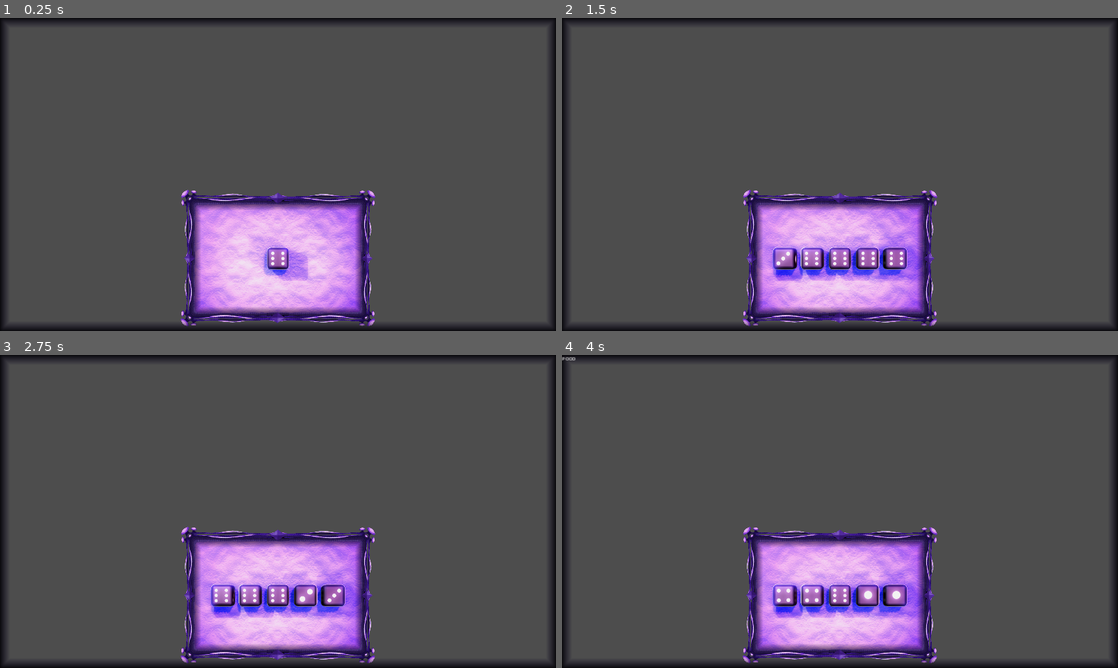
Above: before the commit, frames 1-4 (two rows, left to right).
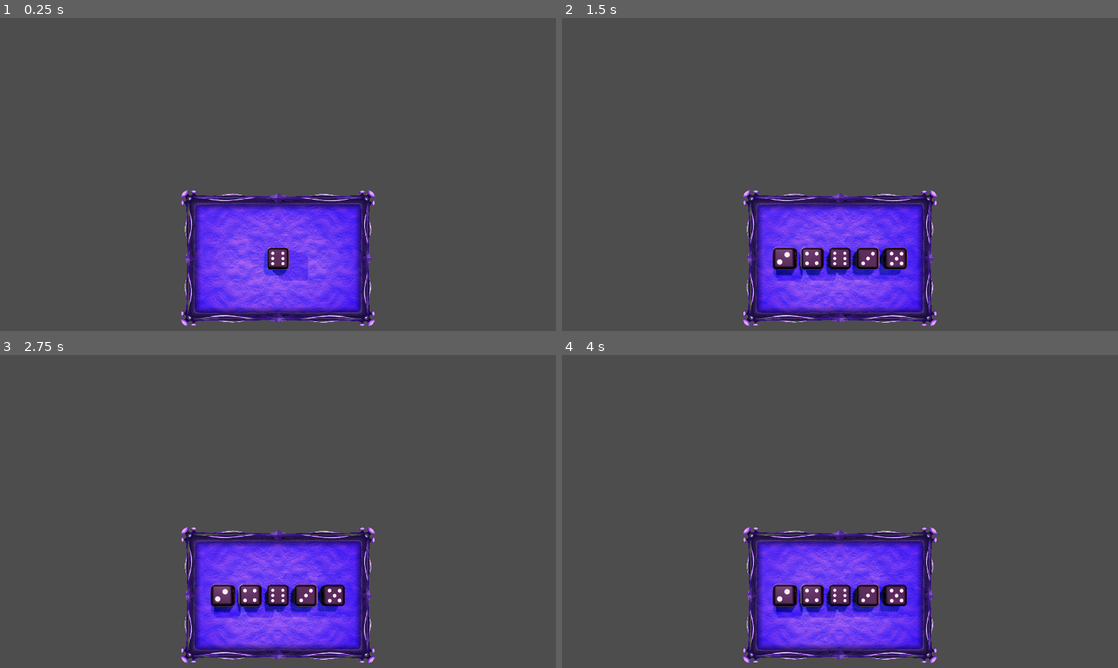
Above: after the commit, the same moments.

Repository: Rubj/dice
Game: Godot game, scene res://node_2d.tscn
Two runs of this game, one before a commit and one after it. Both use one fixed random seed, a clock stepped at 60 frames per second and the inputs below.
Inputs (mouse positions are in pixels of both pictures, inside the frame that each line leads up to):
- Up to frame 1 (0.25 s): no input
- Up to frame 2 (1.5 s): tap Enter at 0.5 s; move the mouse to (962, 158) at 0.52 s; click (962, 158) at 0.6 s; tap Space at 1.25 s; move the mouse to (728, 190) at 1.27 s; click (728, 190) at 1.35 s
- Up to frame 3 (2.75 s): tap Enter at 2 s; move the mouse to (333, 442) at 2.02 s; click (333, 442) at 2.1 s
- Up to frame 4 (4 s): tap Space at 2.75 s; move the mouse to (812, 574) at 2.77 s; click (812, 574) at 2.85 s; tap Enter at 3.5 s; move the mouse to (1006, 558) at 3.52 s; click (1006, 558) at 3.6 s

The runs differ from the first frame. In frame 1, 16% of the frame differs, in the area x 0-100%, y 0-100%; in frame 2, 16%; in frame 3, 16%; in frame 4, 16%.
Error after the commit: Attempt to call function 'setSelected' in base 'null instance' on a null instance. (res://node_2d.gd:34)

Commit message:
WIP selecting dice visual border test

Diff:
--- a/node_2d.gd
+++ b/node_2d.gd
@@ -1,12 +1,12 @@
 extends Node3D
 
 var state_just_changed: bool = true;
-enum St {NoInput,Lahing,YourTurn,EnemyTurn,Pood, Test};
+enum St {NoInput,Lahing,YourTurn,EnemyTurn,Pood,Vali, Test};
 var state: St = St.Lahing;
 var myDice: Array[Taring] = [];
 var viskeid: int;
 var battleScene: Node3D;
-@onready var D6: PackedScene = preload("res://d6.tscn");
+@onready var D6: PackedScene = preload("res://scenes/d6.tscn");
 
 # Called when the node enters the scene tree for the first time.
 func _ready():
@@ -17,7 +17,7 @@
 
 # Called every frame. 'delta' is the elapsed time since the previous frame.
 func _process(_delta):
-	if state == St.NoInput:
+	if state in [St.NoInput]:
 		pass
 
 	if state == St.Lahing:
@@ -25,11 +25,13 @@
 			#add_child(battleScene);
 			battleScene.set_visible(true);
 			state_just_changed = false;
-
 		stateVeeretaTick(Input.is_action_just_released("click"), viskeid);
 	elif state == St.Pood:
 		statePoodTick(state_just_changed);
-	#elif state ==
+	elif state == St.Vali:
+		if (Input.is_action_just_released("click")):
+			var a = battleScene.get_node("D6"+str(randi_range(1,myDice.size())));
+			a.setSelected(false); #pooleli todo
 
 
 
@@ -47,8 +49,8 @@
 	veeretaTaringuid(myDice);
 
 func veeretaTaringuid(ds: Array[Taring]):
-	var subViewport: Node3D = get_node("Battle");
-	var taringD6: MeshInstance3D = subViewport.get_node("D6");
+	var battleScene: Node3D = get_node("Battle");
+	var taringD6: MeshInstance3D = battleScene.get_node("D6");
 	var left_side: float = -1;
 	taringD6.position = Vector3(left_side, 0, 0);
 	var taringud: Array[MeshInstance3D] = [taringD6];
@@ -58,13 +60,15 @@
 		if (taringud.size() < (i + 1)):
 			var t: MeshInstance3D = D6.instantiate();
 			t.name = "D6"+str(i);
-			subViewport.add_child(t);
+			battleScene.add_child(t);
+			t.set_owner(battleScene);
 			t.position = Vector3(left_side + (i*0.5), 0, 0);
 			taringud.push_back(t);
 		var t2 = taringud[i];
 		if (i > 0): #todo remove if starting with empty board and test dice removed
-			t2 = subViewport.get_node("D6"+str(i));
+			t2 = battleScene.get_node("D6"+str(i));
 		turnD6(d.current_side, t2);
+	state = St.Vali
 	print(str(ds.map(func(d): return d.current_side)) + " || viskeid jäänud: " + str(viskeid));
 
 func turnD6(v: int, t: MeshInstance3D): #todo move to render logic
--- a/scenes/battle.tscn
+++ b/scenes/battle.tscn
@@ -1,7 +1,7 @@
-[gd_scene load_steps=15 format=3 uid="uid://di7xtsgoeeeqh"]
+[gd_scene load_steps=16 format=3 uid="uid://di7xtsgoeeeqh"]
 
 [ext_resource type="StyleBox" uid="uid://tnojy1ej1mt4" path="res://art/UI/ui_frame.tres" id="1_wsk88"]
-[ext_resource type="PackedScene" uid="uid://dkxnb5mylpkqq" path="res://d6.tscn" id="2_7fnvy"]
+[ext_resource type="PackedScene" uid="uid://dkxnb5mylpkqq" path="res://scenes/d6.tscn" id="2_7fnvy"]
 [ext_resource type="ArrayMesh" uid="uid://c8eipugj6n1f2" path="res://art/dice_roll_table/dice roll table.obj" id="4_0urh1"]
 [ext_resource type="StyleBox" uid="uid://855g4xw60h8r" path="res://panel_stylebox_transparent.tres" id="4_n4mnt"]
 [ext_resource type="Texture2D" uid="uid://cajfvmaoymbqu" path="res://art/dice_roll_table/dice roll table texture.png" id="5_wg6qf"]
@@ -19,6 +19,8 @@
 diffuse_mode = 3
 albedo_texture = ExtResource("8_p6ech")
 roughness = 0.5
+
+[sub_resource type="Environment" id="Environment_24bpn"]
 
 [sub_resource type="ProceduralSkyMaterial" id="ProceduralSkyMaterial_87a7c"]
 sky_horizon_color = Color(0.64625, 0.65575, 0.67075, 1)
@@ -76,8 +78,6 @@
 [node name="SubViewport" type="SubViewport" parent="."]
 size = Vector2i(600, 400)
 
-[node name="D6" parent="SubViewport" instance=ExtResource("2_7fnvy")]
-
 [node name="DiceRollTable" type="MeshInstance3D" parent="SubViewport"]
 transform = Transform3D(0.6, 0, 0, 0, 0.6, 0, 0, 0, 0.6, 0, -0.2, 0)
 cast_shadow = 0
@@ -93,6 +93,7 @@
 
 [node name="Camera3D" type="Camera3D" parent="SubViewport"]
 transform = Transform3D(1, 0, 0, 0, 2.98023e-08, 1, 0, -1, 2.98023e-08, 0, 6, 0)
+environment = SubResource("Environment_24bpn")
 current = true
 fov = 20.0
 
@@ -131,13 +132,16 @@
 environment = SubResource("Environment_65kvg")
 
 [node name="WindowFrame and BG" type="BoxContainer" parent="."]
+visible = false
 custom_minimum_size = Vector2(1920, 1080)
 offset_right = 1920.0
 offset_bottom = 1080.0
 
 [node name="Panel" type="Panel" parent="WindowFrame and BG"]
+visible = false
 layout_mode = 2
 size_flags_horizontal = 3
 theme_override_styles/panel = ExtResource("4_n4mnt")
 
 [node name="Backgrounds" parent="WindowFrame and BG" instance=ExtResource("9_dycxt")]
+visible = false
--- a/d6.tscn
+++ b/scenes/d6.tscn
@@ -41,5 +41,4 @@
 
 [connection signal="input_event" from="StaticBody3D" to="." method="_on_static_body_3d_input_event"]
 [connection signal="mouse_entered" from="StaticBody3D" to="." method="_on_static_body_3d_mouse_entered"]
-[connection signal="mouse_exited" from="StaticBody3D" to="." method="_on_static_body_2d_mouse_exited"]
 [connection signal="mouse_exited" from="StaticBody3D" to="." method="_on_static_body_3d_mouse_exited"]
--- a/scenes/d_6_esimene_katsetus.gd
+++ b/scenes/d_6_esimene_katsetus.gd
@@ -37,3 +37,7 @@
 	mouse_is_on = false;
 	outline.set_visible(false);
 	print(outline.is_visible_in_tree())
+
+func setSelected(v: bool):
+	mouse_is_on = v;
+	outline.set_visible(v);
Renamed: Taring.gd -> classes/Taring.gd
Not shown: 2 places in scenes/d6.tscn that only renumber resources
